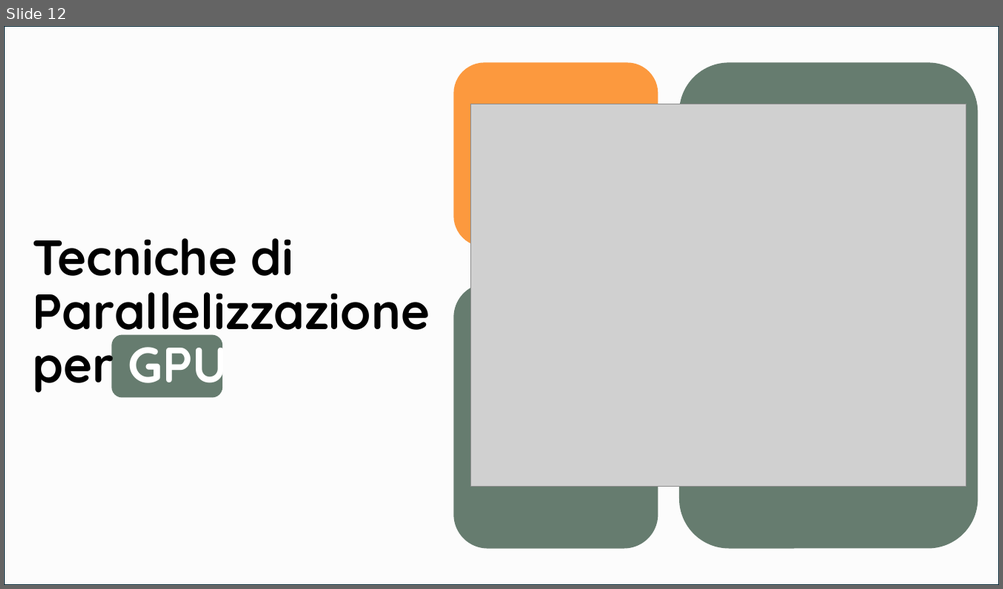
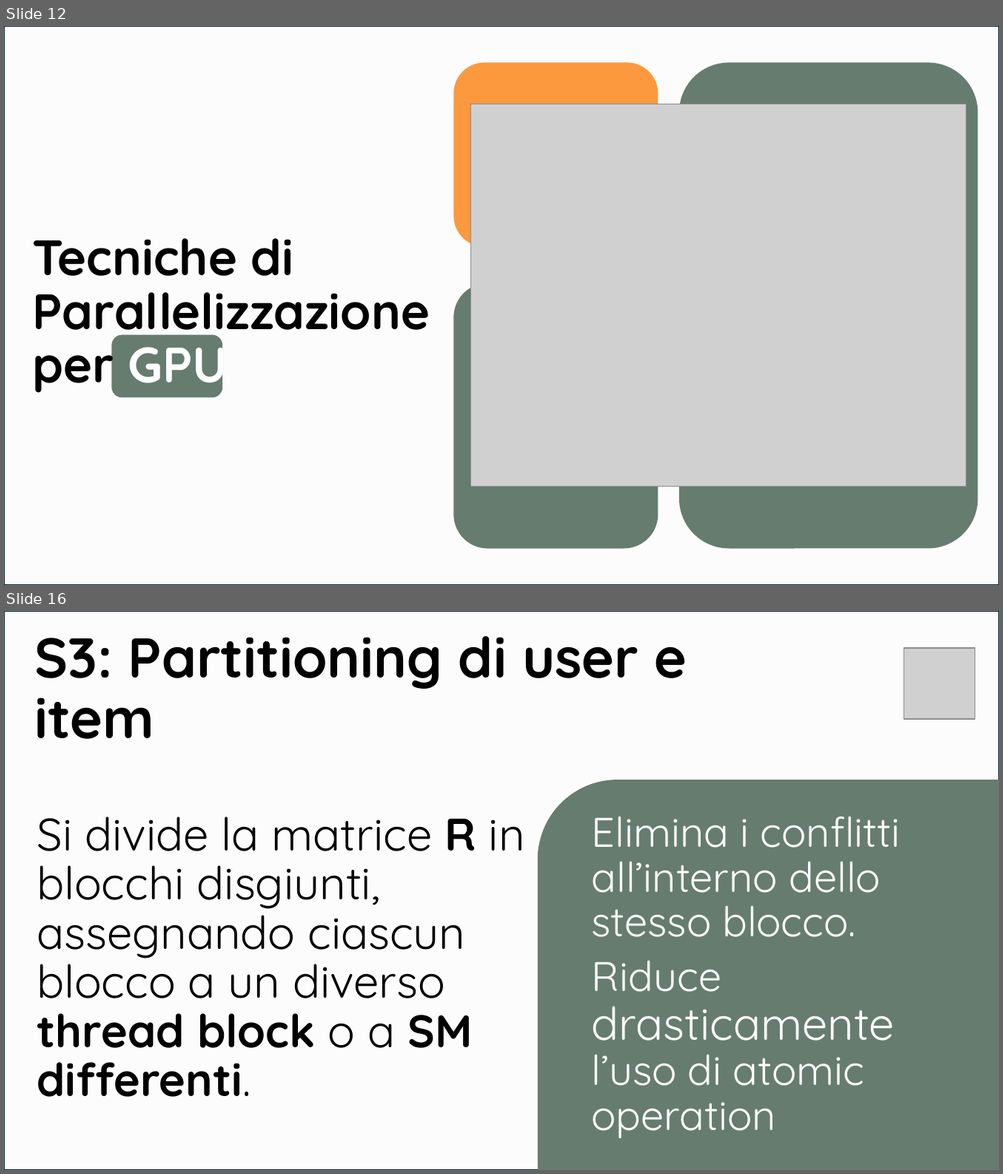
Before and after one commit to Smo17817/MNI_Esercizi, a slide deck: Documentazione/[MNI]_PresentazioneSeminario.pptx. Shown one above the other, each under a label of ours: slide 12 before the commit, slides 12 and 16 after it; the slides between them are not shown. The pictures are 1003x589 and 1003x1174 pixels, drawn with LibreOffice and Linux fonts; fonts in the diff are those of the drawing; grey boxes stand for pictures. Boxes give left, top, right and bottom in pixels: in the first picture for what was removed or moved away, otherwise in the second. Text is boxed around its words. In the diff, an @@ line names an element or a change of style, - is before the commit and + after.

```diff
--- a/Documentazione/[MNI]_PresentazioneSeminario.pptx
+++ b/Documentazione/[MNI]_PresentazioneSeminario.pptx
@@ slide 16 added at box(4, 611, 999, 1170), background #FFFFFF @@
@@ rectangle added at box(4, 611, 999, 1170), fill #FCFCFC, outline #092A39 1.5 pt @@
@@ title added at box(34, 636, 687, 739), 54 pt, text #000000, bold @@
+S3: Partitioning di user e item
@@ picture added at box(904, 648, 975, 719) @@
@@ rounded rectangle added at box(538, 780, 999, 1170), fill #667C6F @@
@@ text added at box(37, 817, 525, 1097), 44 pt, text #000000 @@
+Si divide la matrice R in blocchi disgiunti, assegnando ciascun blocco a un diverso thread block o a SM differenti.
@@ text added at box(592, 816, 900, 1139), 40 pt, text #FCFCFC @@
+Elimina i conflitti all’interno dello stesso blocco.
+Riduce drasticamente l’uso di atomic operation
```
Also in this commit, not shown: 7 other slides added, 1 slide removed.
